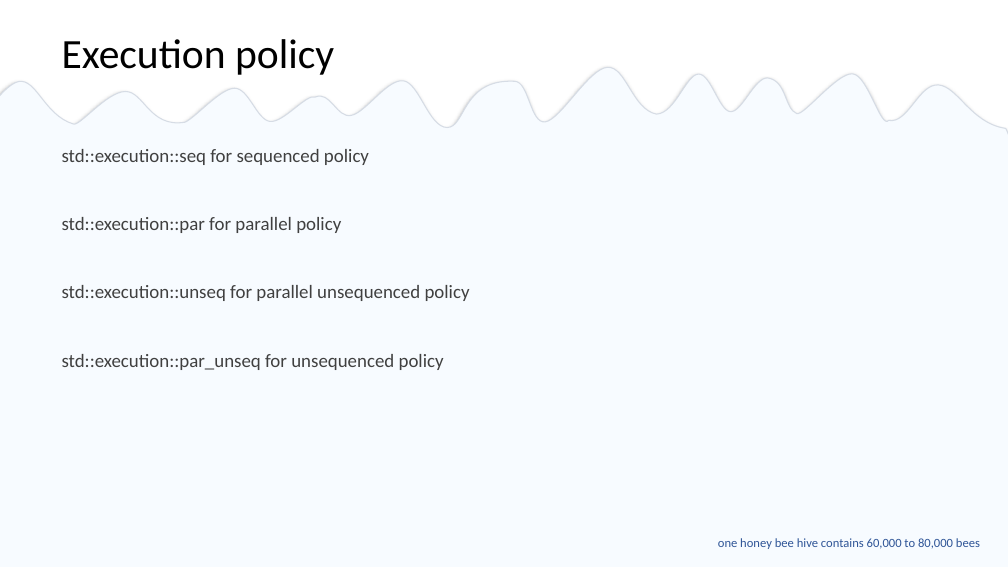
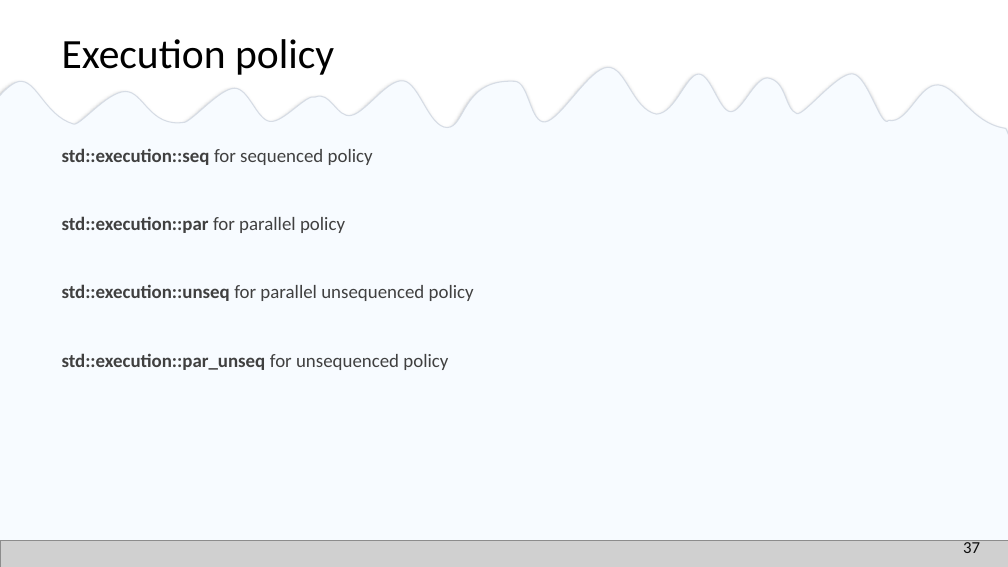
Before and after one commit to EmptySquareBubble/StoriesFromAParallelUniverse-, a slide deck: slide 38 of stories_from_a_paralel_universe.pptx. Drawn at 1008x567 pixels with LibreOffice and Linux fonts; fonts in the diff are those of the drawing; grey boxes stand for pictures. Boxes give left, top, right and bottom in pixels: in the first picture for what was removed or moved away, otherwise in the second. Text is boxed around its words. In the diff, an @@ line names an element or a change of style, - is before the commit and + after.

```diff
--- a/stories_from_a_paralel_universe.pptx
+++ b/stories_from_a_paralel_universe.pptx
@@ text "std::execution::seq for sequenced policy" at <box>62,148,474,370</box>: bold on in "std::execution::seq", "std::execution::par", "std::execution::unseq", "std::execution::par_unseq" @@
@@ text removed at <box>718,538,980,549</box> @@
-  one honey bee hive contains 60,000 to 80,000 bees
@@ page number added at <box>963,539,980,553</box>, 16 pt, text #0D0D0D @@
+37
@@ picture added at <box>0,541,1008,567</box> @@
```
Also in this commit, not shown: 50 other slides changed.
